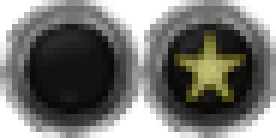
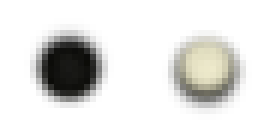
Comparing the layer stacks of the two 276px x 138px images. Changes:
hid "Layer 2 copy" over <box>138,0,276,138</box>
hid "Layer 2" over <box>0,0,138,138</box>
added layer "Layer 6" above "Layer 1 copy" over <box>168,30,246,108</box>
added layer "Layer 1 copy" above "Layer 4" over <box>30,30,108,108</box>
hid "Layer 4" over <box>174,30,246,102</box>
hid "Layer 5" over <box>138,0,276,138</box>
hid "Layer 0" over <box>0,0,138,138</box>
